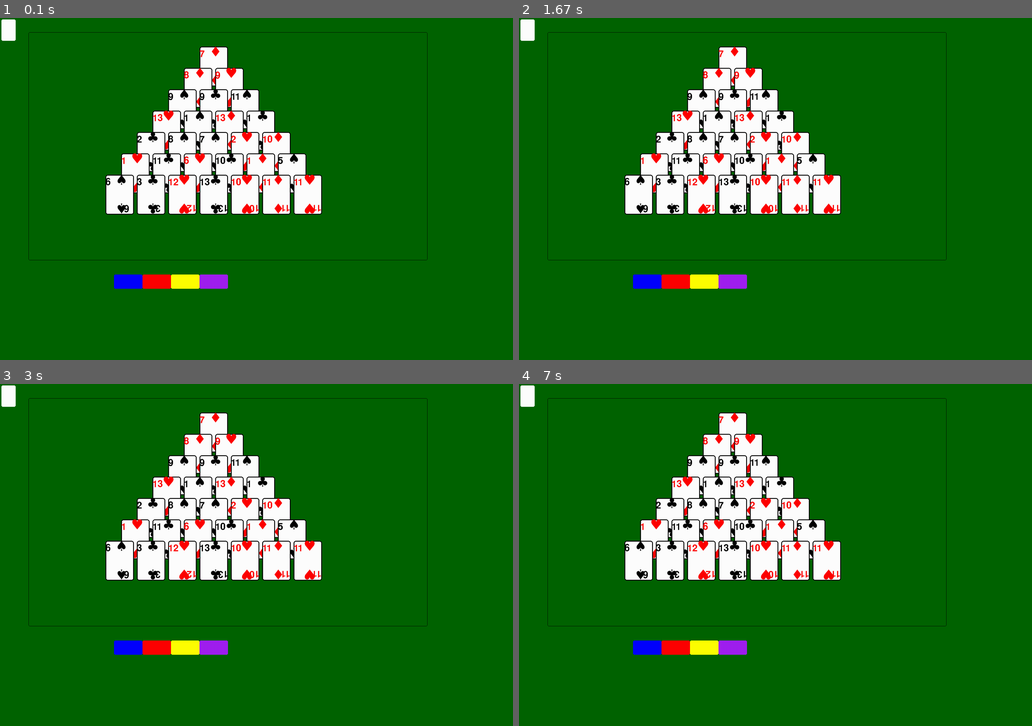
Above: before the commit, frames 1-4 (two rows, left to right).
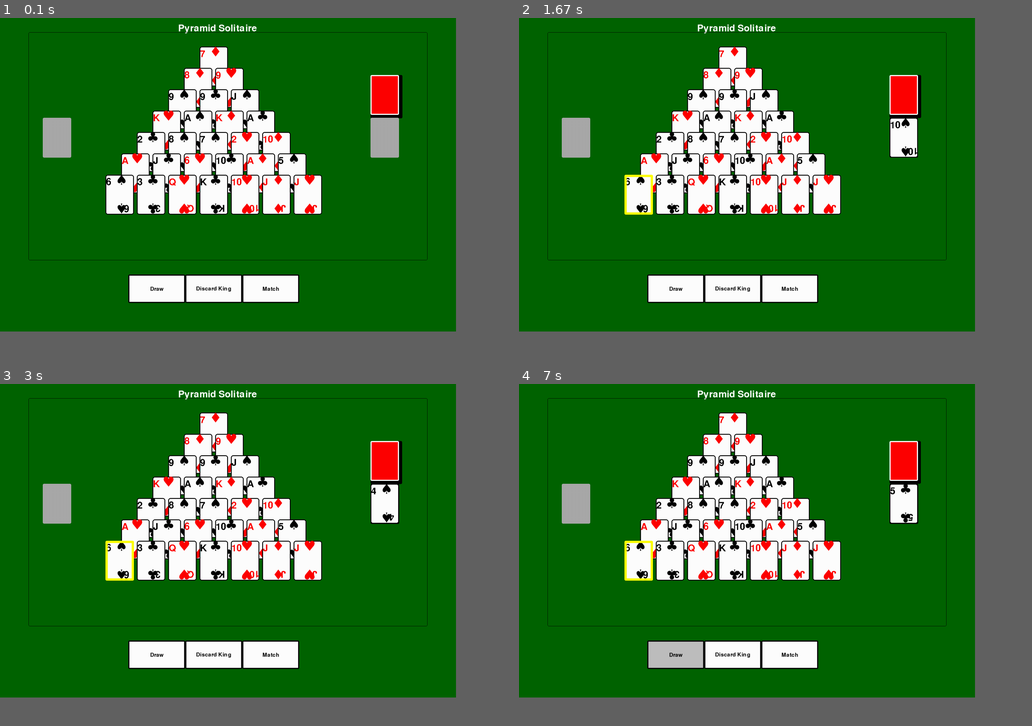
Above: after the commit, the same moments.

Repository: edwingsantos/final_project
Game: pygame game, started from src/pyramid_solitaire.py
Two runs of this game, one before a commit and one after it. Both use one fixed random seed, a clock stepped at 60 frames per second and the inputs below.
Inputs (mouse positions are in pixels of both pictures, inside the frame that each line leads up to):
- Up to frame 1 (0.1 s): no input
- Up to frame 2 (1.67 s): click (734, 65) at 0.38 s; click (636, 178) at 0.72 s; click (678, 288) at 1.05 s, where only the run after the commit has a clickable "Draw"; click (914, 284) at 1.38 s
- Up to frame 3 (3 s): click (159, 654) at 1.72 s, where only the run after the commit has a clickable "Draw"; click (271, 654) at 2.05 s, where only the run after the commit has a clickable "Match"; click (215, 486) at 2.38 s
- Up to frame 4 (7 s): click (678, 654) at 6.72 s, where only the run after the commit has a clickable "Draw"
In our replay, the window is 1620x1080 before the commit and 1440x990 after it. These sizes can differ from the game's own. Grey fills any space a smaller window leaves; there, only what the larger window draws over its background counts as a difference.

The runs differ from the first frame. In frame 1, 5.8% of the frame differs, in the area x 0-79%, y 0-84%; in frame 2, 6.0%; in frame 3, 6.0%; in frame 4, 6.0%.

Commit message:
Made large progress on pyramid solitaire

Diff:
--- a/files/pyramid_solitaire.csv
+++ b/files/pyramid_solitaire.csv
@@ -1 +1,3 @@
 Game Number, Win Game
+0,0
+1,1
--- /dev/null
+++ b/src/button_styles.py
@@ -0,0 +1,40 @@
+#Contains button creation functions
+
+import pygame
+
+class Button:
+    def __init__(self,text,color,hover_color,size=(200,100),position=(0,0)):
+        self.text = text
+        self.rect_vis = pygame.Rect(position + size)
+        self.font = pygame.font.SysFont(None,28)
+        self.color = color
+        self.hovering_color = hover_color
+
+    def show(self,screen):
+
+        mouse_position = pygame.mouse.get_pos()
+
+        #changes color of button if the mouse is over it
+        if self.rect_vis.collidepoint(mouse_position):
+            color = self.hovering_color
+
+            #mouse is not on it so leave it normal
+        else:
+            color = self.color
+
+        #actual button
+        pygame.draw.rect(screen, color, self.rect_vis,border_radius=4)
+        #border for button
+        pygame.draw.rect(screen, "black",self.rect_vis,4,border_radius=4)
+
+        #create text
+        t_surface = self.font.render(self.text,True,"black")
+        #puts text in the middle of the box
+        t_pos = t_surface.get_rect(center=self.rect_vis.center)
+
+        screen.blit(t_surface,t_pos)
+
+    def click_check(self,event):
+        if event.type == pygame.MOUSEBUTTONDOWN and event.button == 1:
+            return self.rect_vis.collidepoint(event.pos)
+        return False
--- a/src/card_styles.py
+++ b/src/card_styles.py
@@ -16,23 +16,25 @@
 class Card:
     #initialize card size - Name, Card Value, suit (as segoeuisymbol - from symbols comment), color
     def __init__(self,card_value,suit,color):
-        self.symbol = str(card_value)
         self.value = card_value
         self.color = color
         self.suit = suit
 
         match self.value:
-            case "1":
+            case 1:
                 self.symbol = "A"
 
-            case "11":
+            case 11:
                 self.symbol = "J"
 
-            case "12":
+            case 12:
                 self.symbol = "Q"
 
-            case "13":
+            case 13:
                 self.symbol = "K"
+
+            case _:
+                self.symbol = str(card_value)
 
     #Show Card method (coordinates):
     def show_card(self,screen,size=(100,140),coords=(100,100)):
@@ -57,7 +59,7 @@
         flipped_suit = pygame.transform.rotate(suit_surface, 180)
 
         #normal text
-        card.blit(font_surface,(0,10))
+        card.blit(font_surface,(2,10))
         card.blit(suit_surface,(35,-10))
 
         #upside down text
--- a/src/pyramid_solitaire.py
+++ b/src/pyramid_solitaire.py
@@ -4,8 +4,10 @@
 from solitaire import shuffle_deck
 #import csv management functions
 import json
+import csv
 import pygame
 from card_styles import *
+from button_styles import *
 
 #setup function
 def setup():
@@ -47,25 +49,30 @@
         print(x)
     return tableu, discard_pile ,shuffled_deck, shown_draw
 
-#Accessible cards function (tableu list)
-def Accessible(tab):
-    #for each row
-    blocked = {}
-    for x in tab:
-        #check if there is a row above it
-        above = tab.index(x)-1
-        #if there is
-        if above >= 0:
-            #for each card in current row,
-            for y in x:
-                #save each of the indexes in a dict that is formatted like this: dictname:{top_row_allowable:{card1:[0,1]},second:{card2:[0,1],card3:[1,2]} etc. etc. (see activity diagram for what indexes mean)
-                index_y = x.index(y)
-                below_row = [index_y,index_y+1]
-                card_allowable = {y:below_row}
-                blocked[tab.index(x)] = card_allowable
-
-    #output the dictionary
-    return blocked
+#Accessible cards
+def accessibility_checks(tableu,card_info):
+
+    #reset Acessibility
+    for card in card_info:
+        card_info[card]["Accessible"] = False
+
+    #bottom row acessible
+    for card in tableu[-1]:
+        card_info[card]["Accessible"] = True
+
+    for row in range(len(tableu)-1):
+        for column,card in enumerate(tableu[row]):
+            try:
+                blocked_left = tableu[row+1][column]
+                blocked_right = tableu[row+1][column+1]
+
+                if blocked_left is None and blocked_right is None:
+                    card_info[card]["Accessible"] = True
+
+            except IndexError:
+                pass
+
+    return card_info
 
 #valid Combo Function (card1_id,card2_id,list_of_cards)
 def val_combo(ID_1,ID_2,tableu,draw_pile):
@@ -107,22 +114,21 @@
     #if no
     else:
         #make draw pile equal to shown and then clear shown
-        draw_pile = shown_pile
+        draw_pile = shown_pile.copy()
         shown_pile.clear()
 
         #reverse order of draw pile to represent flipping of pile over
         draw_pile.reverse()
 
-        #remove card from draw pile and add it shown draw pile and display that card face up
-        shown_pile.insert(0,draw_pile[0])
-        draw_pile.pop(0)
+    print(f"\n\nSHOWN {shown_pile}\n\nDRAW {draw_pile}")
+    return draw_pile, shown_pile
+
+
 
 #Discard King function (tableu, discard pile, shown draw pile)
 def king_removal(tableu,discard,shown_pile,picked_card):
     #call accessibility function for accessible cards
-    takeable = Accessible(tableu)
-    #allow user to select a card that is accessible
-    user_choice = 0
+
 
     with open("files/cards.json","r") as card_info:
         deck = json.load(card_info)
@@ -142,12 +148,25 @@
             #remove from draw
             shown_pile.pop(0)
         #add to discard pile
-        discard.insert(picked_card)
+        discard.insert(0,picked_card)
     #if no
     else:
         #display error message stating that the card selected was not a king
         print("PUT INVALID KING MESSAGE HERE")
 
+def suit_match(suit):
+    match suit:
+        case "Clubs":
+            symbol = "♣"
+        case "Spades":
+            symbol = "♠"
+        case "Diamonds":
+            symbol = "♦"
+        case "Hearts":
+            symbol = "♥"
+    return symbol
+
+#def select_cards()
 
 
 #Gameloop (setup variables)
@@ -155,8 +174,9 @@
     #call setup and save returned values
     tableu,discard_pile,shuffled_deck,shown_draw_pile = setup()
     #call accessibility function and save the dict
-    blocked_cards = Accessible(tableu)
-
+    card_hit_boxes = {}
+    hit_box_cards = []
+    selected = 0
     #top card coords
     top = (700,100)
 
@@ -167,33 +187,85 @@
 
     #pygame setup
     pygame.init()
-    screen = pygame.display.set_mode((1800,1200))
+    screen = pygame.display.set_mode((1600,1100))
     clock = pygame.time.Clock()
     running = True
 
+    #Button functionality
+    show_card = Button("Draw","white","grey",position=(450,900))
+    king_discard = Button("Discard King","white","grey",position=(650,900))
+    remove = Button("Match","white","grey",position=(850,900))
+
+
     #actual gameloop
     while running:
+
+        screen.fill("darkgreen")
         #Title
         font = pygame.font.SysFont(None, 48)
         surface_for_font = font.render("Pyramid Solitaire",True,"White")
 
-        screen.blit(surface_for_font, (700,20))
+        screen.blit(surface_for_font, (625,20))
+
 
         #stop the program if the user exits the window
         for event in pygame.event.get():
             if event.type == pygame.QUIT:
                 running = False
 
-        screen.fill("darkgreen")
-
-        pygame.draw.rect(screen,"white",(5,5,50,75),width=0,border_radius=5)
+            #check if cards or buttons are clicked
+            if show_card.click_check(event):
+                try:
+                    card_hit_boxes.pop(shown_draw_pile[0])
+                    hit_box_cards.remove(shown_draw_pile[0])
+                except IndexError:
+                    pass
+
+                shuffled_deck,shown_draw_pile = draw(shuffled_deck,shown_draw_pile)
+                try:
+                    card_hit_boxes[shown_draw_pile[0]] = {
+                        "HitBox":[1300,350,100,140],
+                        "Selected":False,
+                        "Accessible":True
+                    }
+                    hit_box_cards.append(shown_draw_pile[0])
+                except IndexError:
+                    pass
+
+            if king_discard.click_check(event):
+                print("KING DISCARD BUTTON TEST")
+
+            if remove.click_check(event):
+                print("MATCH BUTTON TEST")
+
+            #if left click happened
+            if event.type == pygame.MOUSEBUTTONDOWN and event.button == 1:
+                print(hit_box_cards)
+                for card in hit_box_cards:
+                    #find where a card can be clicked
+                    w,x,y,z = card_hit_boxes[card]["HitBox"]
+                    rect = pygame.Rect(w,x,y,z)
+                    #check to see if any of the cards got clicked
+                    if rect.collidepoint(event.pos):
+                        #if it is accessible
+                        if card_hit_boxes[card]["Accessible"]:
+                            #deselect
+                            if card_hit_boxes[card]["Selected"]:
+                                card_hit_boxes[card]["Selected"] = False
+                                selected -= 1
+                            #checks to see if there is more than two cards selected
+                            elif selected >= 2:
+                                print("TOO MANY CARDS SELECTED")
+                            else:
+                                #select it
+                                if not card_hit_boxes[card]["Selected"]:
+                                    card_hit_boxes[card]["Selected"] = True
+                                    selected += 1
+
+
+
         pygame.draw.rect(screen,"black",(100,50,1400,800),width=1,border_radius=5)
 
-        #button sprites
-        pygame.draw.rect(screen,"blue",(400,900,100,50),width=0,border_radius=5)
-        pygame.draw.rect(screen,"red",(500,900,100,50),width=0,border_radius=5)
-        pygame.draw.rect(screen,"yellow",(600,900,100,50),width=0,border_radius=5)
-        pygame.draw.rect(screen,"purple",(700,900,100,50),width=0,border_radius=5)
 
 
         #display tableu
@@ -203,16 +275,7 @@
 
                 card_info = deck_info[num]
 
-                #determine suit symbol
-                match card_info["Suit"]:
-                    case "Clubs":
-                        symbol = "♣"
-                    case "Spades":
-                        symbol = "♠"
-                    case "Diamonds":
-                        symbol = "♦"
-                    case "Hearts":
-                        symbol = "♥"
+                symbol = suit_match(card_info["Suit"])
 
                 #finding position to put cards
                 coord_x,coord_y = top
@@ -220,37 +283,85 @@
                 new_y = coord_y + row_index * 75
                 new_coords = (new_x,new_y)
 
+                hit_box = [new_x,new_y,100,140]
+                #check if already there
+                if num not in card_hit_boxes:
+                    #save hitbox
+                    card_hit_boxes[num] = {
+                        "HitBox":hit_box,
+                        "Selected":False,
+                        "Accessible":False
+                    }
+                    hit_box_cards.append(num)
+
+                else:
+                    card_hit_boxes[num]["HitBox"] = hit_box
+
                 new_card = Card(card_info["Value"],symbol,card_info["Color"])
                 new_card.show_card(screen,coords=new_coords)
 
-
-
-        #Button functionality - Add functions and code
-        #if pygame.MOUSEBUTTONDOWN():
-        #    match pygame.mouse.get_pos():
-        #        case () :
-        #            print("ACTIVATE CODE")
-
-        #allow user to click button to choose type of move to do
-        #onclick of draw card button
-            #call draw cards function
-        #onclick of discard king button
-            #call draw cards function
-        #onclick of making a match
-            #call match making function
+        if shuffled_deck:
+            #shadow
+            pygame.draw.rect(screen,"black",(1300,200,100+len(shuffled_deck)/2,140+len(shuffled_deck)/2),border_radius=4)
+            #create draw pile
+            #inside
+            pygame.draw.rect(screen,"red",(1300,200,100,140),0,border_radius=4)
+            #border
+            pygame.draw.rect(screen,"white",(1300,200,100,140),4,border_radius=4)
+        else:
+            pygame.draw.rect(screen,"darkgrey",(1300,200,100,140),border_radius=4)
+
+        #create shown card
+        try:
+            #shadow
+            pygame.draw.rect(screen,"black",(1300,350,100+len(shown_draw_pile)/2,140+len(shown_draw_pile)/2),border_radius=4)
+            #card
+            top_card = Card(deck_info[shown_draw_pile[0]]["Value"],suit_match(deck_info[shown_draw_pile[0]]["Suit"]),deck_info[shown_draw_pile[0]]["Color"])
+            top_card.show_card(screen,coords=(1300,350))
+
+        except IndexError:
+            pygame.draw.rect(screen,"darkgrey",(1300,350,100,140),border_radius=4)
+
+        #waste pile
+        try:
+            pygame.draw.rect(screen,"black",(150,350,100+len(discard_pile)/2,140+len(discard_pile)/2),border_radius=4)
+            top_card = Card(deck_info[discard_pile[0]]["Value"],suit_match(deck_info[discard_pile[0]]["Suit"]),deck_info[discard_pile[0]]["Color"])
+            top_card.show_card(screen,coords=(150,350))
+        except IndexError:
+            pygame.draw.rect(screen,"darkgrey",(150,350,100,140),border_radius=4)
+
+        #check accessibility of cards
+        card_hit_boxes = accessibility_checks(tableu,card_hit_boxes)
+
+        #showing buttons
+        show_card.show(screen)
+        king_discard.show(screen)
+        remove.show(screen)
+
+        #highlight for selected card
+        for card in hit_box_cards:
+            if card_hit_boxes[card]["Selected"] == True:
+                x,y,width,height = card_hit_boxes[card]["HitBox"]
+                pygame.draw.rect(screen,"yellow",(x,y,width,height),8,border_radius=4)
+
 
         #update display
         pygame.display.flip()
+
         #check if tableu is gone
+        if not tableu[0]:
         #if yes
             #leave gameloop
+            running = False
             #save game number and win
-        #else
-            #continue
-
-        #If user clicks the quit button
-            #leave gameloop
-            #save game number and lose
+            with open("files/pyramid_solitaire.csv","r",newline="",encoding="utf-8") as scores:
+                reader = list(csv.reader(scores))
+                game_num = int(reader[-1][0]) + 1
+                win_num = int(reader[-1][1]) + 1
+
+            with open("files/pyramid_solitaire.csv","a",newline="",encoding="utf-8") as scores:
+                writer = csv.writer(scores)
+                writer.writerow([game_num,win_num])
 
         #framerate variable
         dt = clock.tick(60) / 100
--- a/src/tempCodeRunnerFile.py
+++ /dev/null
@@ -1 +0,0 @@
-pygame.draw.rect(card, self.color, card.get_rect(),3,border_radius=8)
